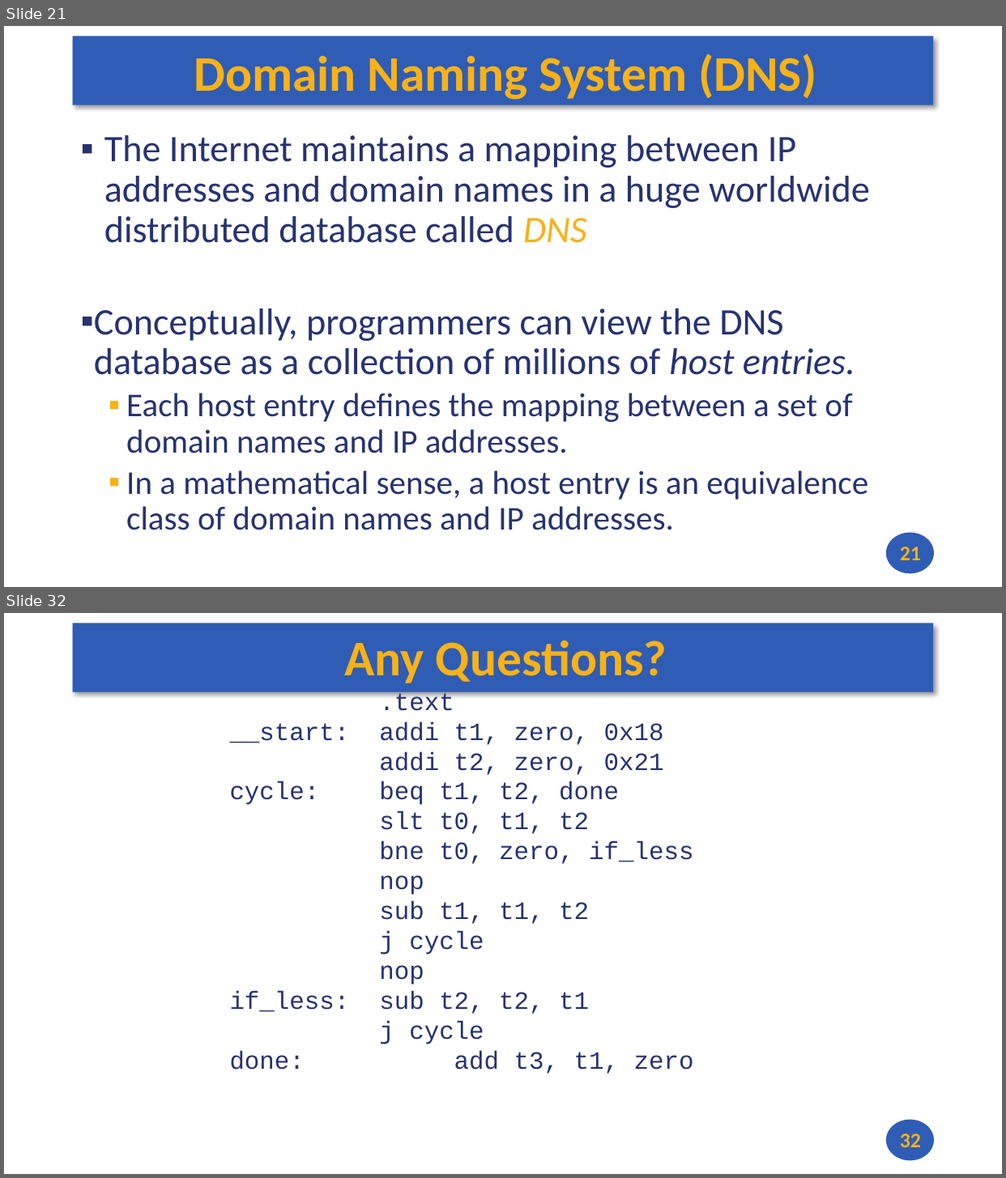
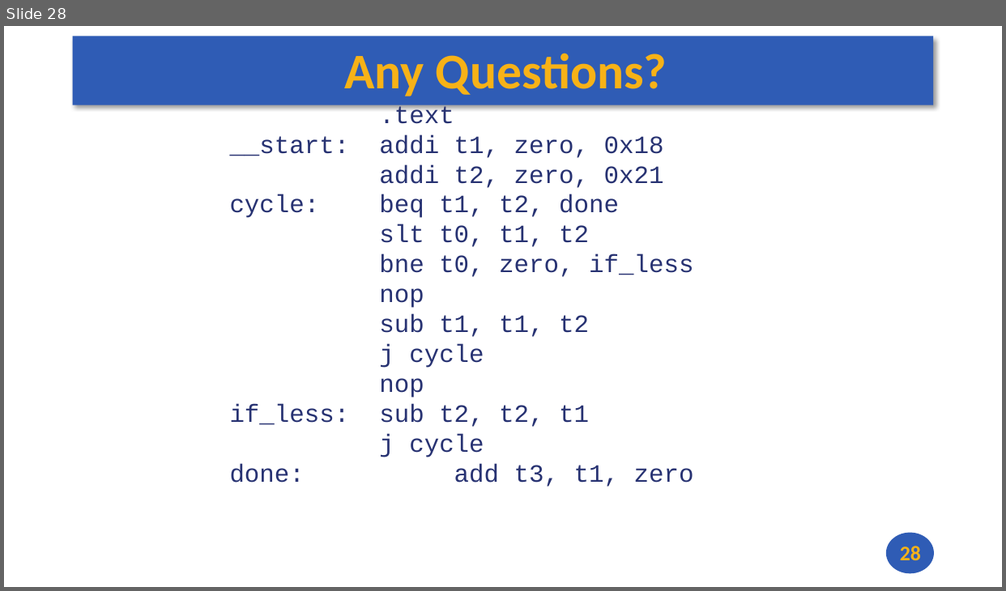
Before and after one commit to andrewt0301/hse-acos-course, a slide deck: docs/part2os/13_Sockets/OS_Lecture_13.pptx. Shown one above the other, each under a label of ours: slides 21 and 32 before the commit, slide 28 after it; the slides between them are not shown. The pictures are 1006x1178 and 1006x591 pixels, drawn with LibreOffice and Linux fonts; fonts in the diff are those of the drawing. Boxes give left, top, right and bottom in pixels: in the first picture for what was removed or moved away, otherwise in the second. Text is boxed around its words. In the diff, an @@ line names an element or a change of style, - is before the commit and + after.

```diff
--- a/docs/part2os/13_Sockets/OS_Lecture_13.pptx
+++ b/docs/part2os/13_Sockets/OS_Lecture_13.pptx
@@ slide 21 removed at bbox=[4, 26, 1002, 587], background #FFFFFF; not listed: 2 template elements that a slide beside it also shows @@
@@ title removed at bbox=[194, 54, 817, 100] @@
-Domain Naming System (DNS)
@@ text removed at bbox=[94, 135, 870, 531] @@
-▪ The Internet maintains a mapping between IP addresses and domain names in a huge worldwide distributed database called DNS
-▪ Conceptually, programmers can view the DNS database as a collection of millions of host entries.
-  ▪ Each host entry defines the mapping between a set of domain names and IP addresses.
-  ▪ In a mathematical sense, a host entry is an equivalence class of domain names and IP addresses.
@@ page number removed at bbox=[900, 547, 921, 561] @@
-21
@@ what was slide 32 is now slide 28 @@
@@ page number at bbox=[900, 546, 921, 561]: text changed @@
-32
+28
```
Also in this commit, not shown: 1 slide changed, 26 slides added, 29 other slides removed, 2 other files.
